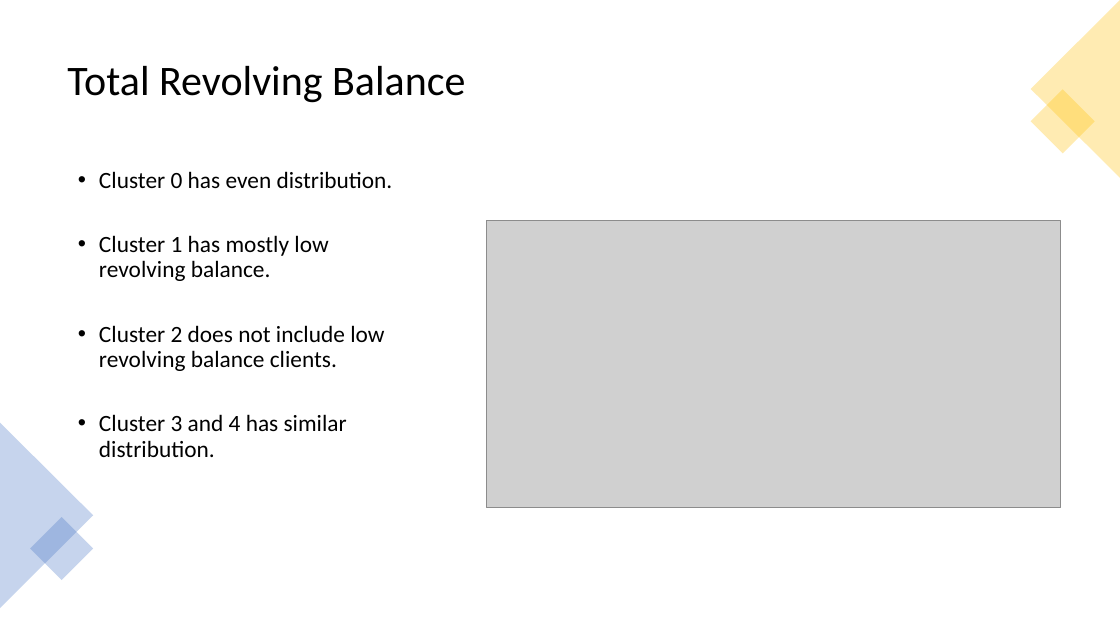
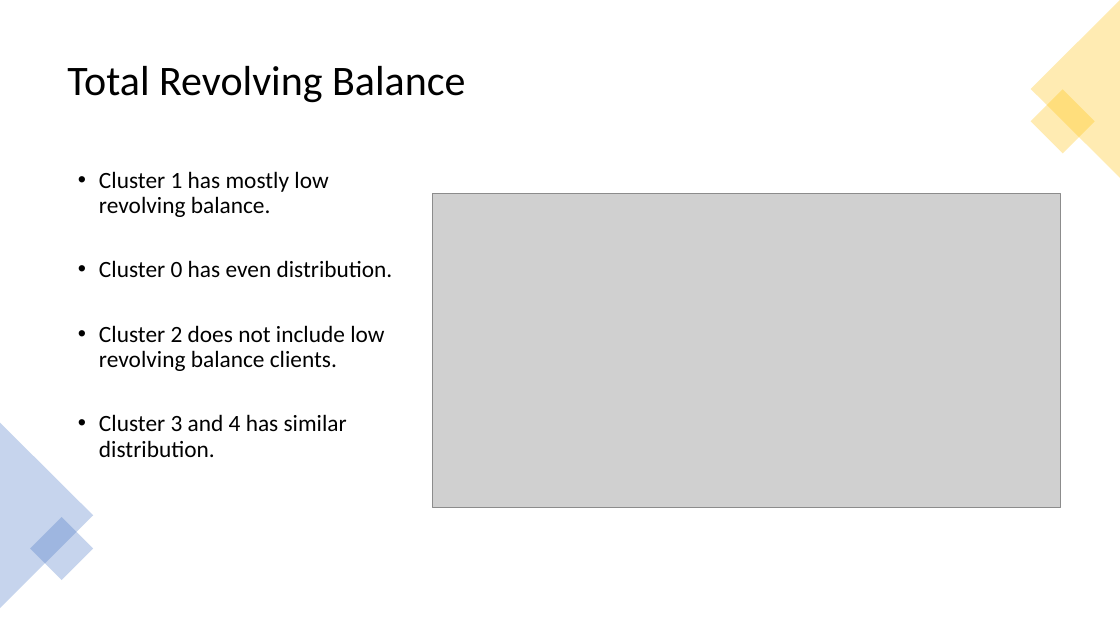
Before and after one commit to tamjid-ahsan/capstone_customer_churn, a slide deck: slide 15 of presentation.pptx (slide 11 before the commit). Drawn at 1120x630 pixels with LibreOffice and Linux fonts; fonts in the diff are those of the drawing; grey boxes stand for pictures. Boxes give left, top, right and bottom in pixels: in the first picture for what was removed or moved away, otherwise in the second. Text is boxed around its words. In the diff, an @@ line names an element or a change of style, - is before the commit and + after.

```diff
--- a/presentation.pptx
+++ b/presentation.pptx
@@ text at bbox=[99, 171, 328, 217]: paragraph added @@
+• Cluster 1 has mostly low revolving balance.
@@ picture: place and size @@
-picture at bbox=[486, 221, 1061, 508]
+picture at bbox=[433, 194, 1061, 508]
@@ text at bbox=[99, 235, 328, 281]: paragraph removed @@
-• Cluster 1 has mostly low revolving balance.
```
Also in this commit, not shown: 10 other slides changed, 2 slides added, 1 slide removed, 12 other files.
